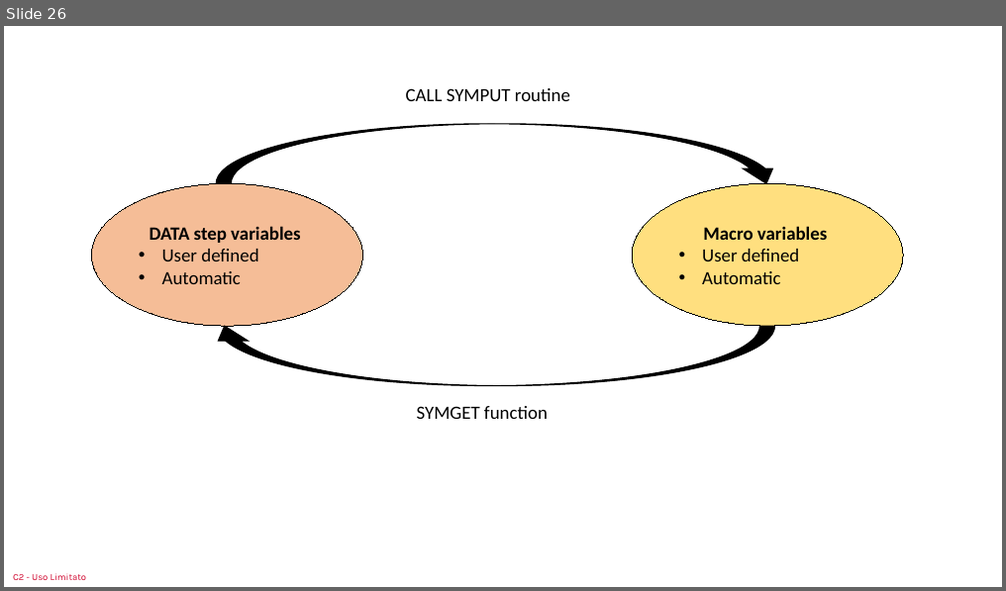
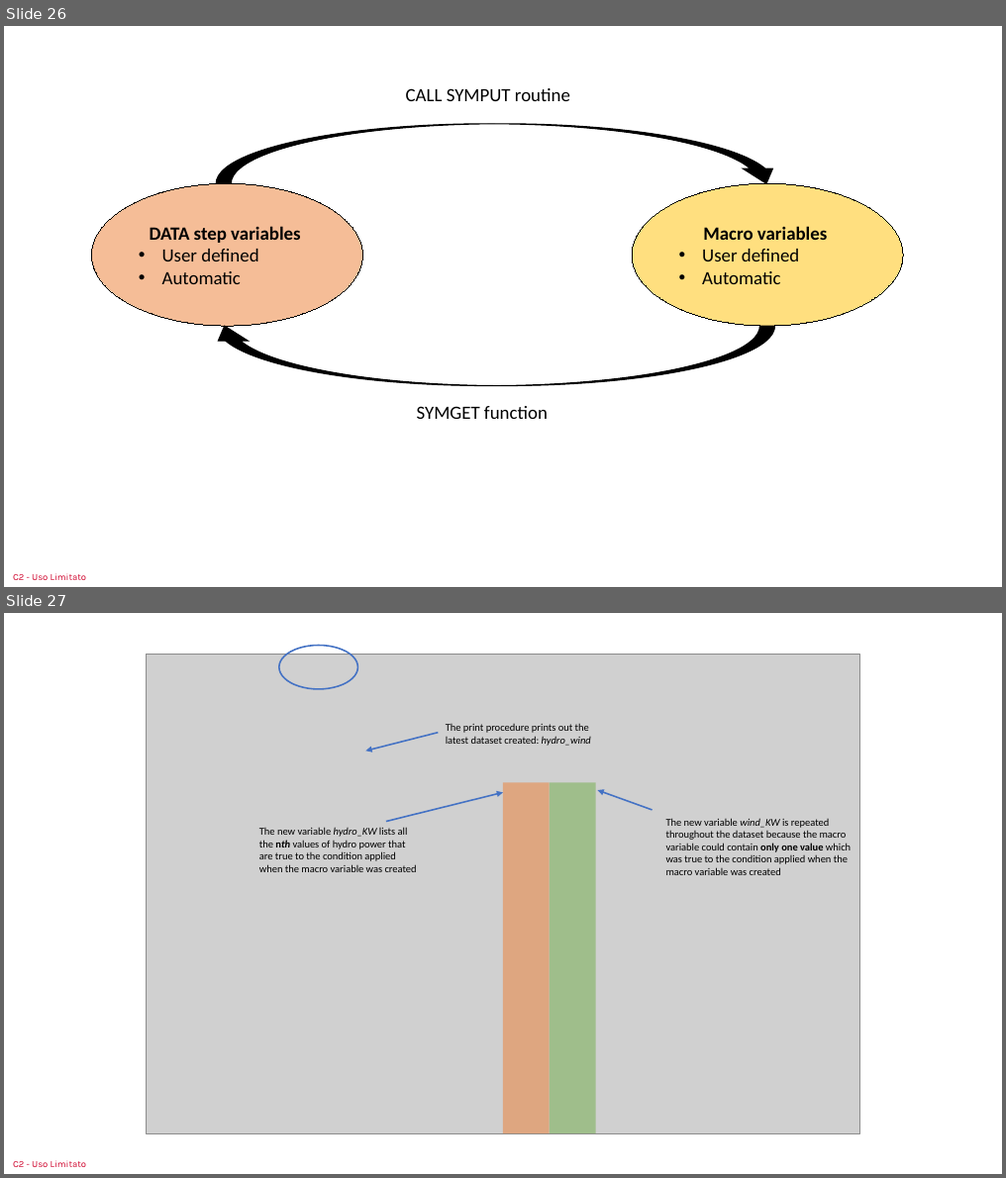
Before and after one commit to sastutorials/sastutorials.github.io, a slide deck: screenshots/imgs.pptx. Shown one above the other, each under a label of ours: slide 26 before the commit, slides 26 and 27 after it. The pictures are 1006x591 and 1006x1178 pixels, drawn with LibreOffice and Linux fonts; fonts in the diff are those of the drawing; grey boxes stand for pictures. Boxes give left, top, right and bottom in pixels: in the first picture for what was removed or moved away, otherwise in the second. Text is boxed around its words. In the diff, an @@ line names an element or a change of style, - is before the commit and + after.

```diff
--- a/screenshots/imgs.pptx
+++ b/screenshots/imgs.pptx
@@ slide 27 added at (x1=4, y1=613, x2=1002, y2=1174), background #FFFFFF; not listed: 1 template element that a slide beside it also shows @@
@@ picture added at (x1=147, y1=654, x2=859, y2=1134) @@
@@ ellipse added at (x1=279, y1=646, x2=358, y2=689), outline #4472C4 1.5 pt @@
@@ text added at (x1=446, y1=724, x2=591, y2=746), 10 pt, text #000000 @@
+The print procedure prints out the latest dataset created: hydro_wind
@@ arrow added from (439, 733) to (365, 751), #4472C4 1.5 pt @@
@@ rectangle added at (x1=503, y1=783, x2=549, y2=1134), fill #ED7D31 at 50% opacity @@
@@ rectangle added at (x1=549, y1=783, x2=596, y2=1134), fill #70AD47 at 50% opacity @@
@@ arrow added from (652, 810) to (598, 790), #4472C4 1.5 pt @@
@@ arrow added from (386, 822) to (503, 792), #4472C4 1.5 pt @@
@@ text added at (x1=666, y1=818, x2=850, y2=875), 10 pt, text #000000 @@
+The new variable wind_KW is repeated throughout the dataset because the macro variable could contain only one value which was true to the condition applied when the macro variable was created
@@ text added at (x1=259, y1=827, x2=417, y2=872), 10 pt, text #000000 @@
+The new variable hydro_KW lists all the nth values of hydro power that are true to the condition applied when the macro variable was created
```
Also in this commit, not shown: 2 other files.
